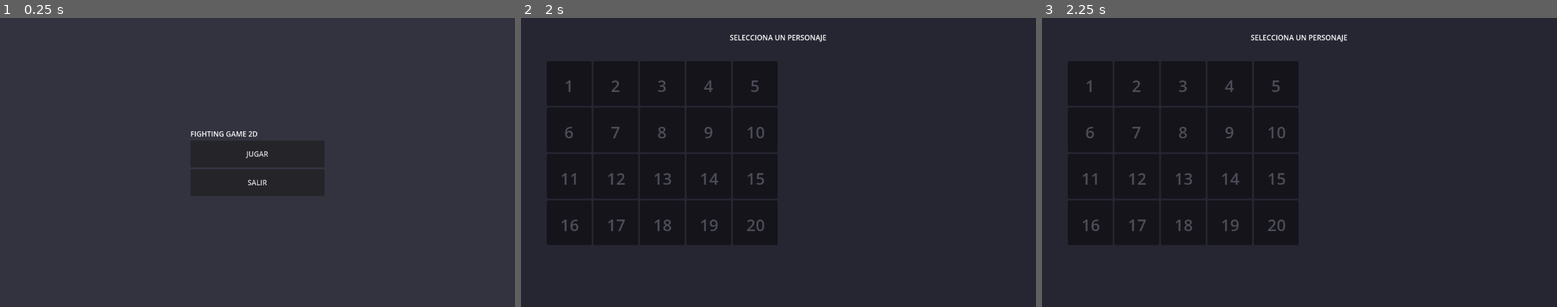
Above: before the commit, frames 1-3 (left to right).
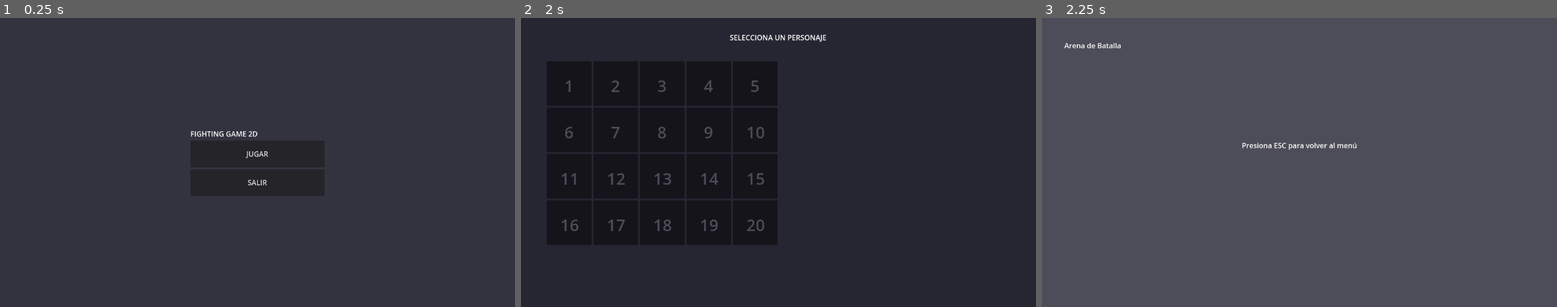
Above: after the commit, the same moments.

Repository: cernayoel478-max/fighting-game-2d
Game: Godot game, scene res://scenes/main_menu.tscn
Two runs of this game, one before a commit and one after it. Both use one fixed random seed, a clock stepped at 60 frames per second and the inputs below.
Inputs (mouse positions are in pixels of both pictures, inside the frame that each line leads up to):
- Up to frame 1 (0.25 s): no input
- Up to frame 2 (2 s): click "JUGAR" at 0.5 s; tap Enter (ui_accept) at 1.25, 1.52 s; move the mouse to (891, 148) at 1.27 s; hold Right (ui_right) from 1.28 s (still down); click (891, 148) at 1.42 s
- Up to frame 3 (2.25 s): keep holding Right (ui_right); tap Enter (ui_accept) at 2 s; move the mouse to (1196, 176) at 2.02 s; click (1196, 176) at 2.17 s

Frames 1-2 are identical in both runs. In frame 3, 99% of the frame differs, in the area x 0-100%, y 0-100%.

Commit message:
Agregar interactividad a recuadros de personajes - clickear y hover

Diff:
--- a/scripts/character_select.gd
+++ b/scripts/character_select.gd
@@ -1,4 +1,6 @@
 extends Control
+
+var selected_character = 0
 
 func _ready():
 	print("Menú de selección de personajes cargado")
@@ -12,6 +14,7 @@
 		var character_slot = Panel.new()
 		character_slot.custom_minimum_size = Vector2(100, 100)
 		character_slot.modulate = Color(0.3, 0.3, 0.35, 1)
+		character_slot.name = "Character_%d" % i
 
 		# Crear un label con el número
 		var label = Label.new()
@@ -31,6 +34,25 @@
 		character_slot.add_child(label)
 		grid.add_child(character_slot)
 
+		# Conectar señales
+		character_slot.gui_input.connect(_on_character_slot_clicked.bindv([i]))
+		character_slot.mouse_entered.connect(_on_character_slot_hover.bindv([character_slot, true]))
+		character_slot.mouse_exited.connect(_on_character_slot_hover.bindv([character_slot, false]))
+
+func _on_character_slot_clicked(event: InputEvent, character_id: int):
+	if event is InputEventMouseButton and event.pressed:
+		print("Personaje %d seleccionado" % character_id)
+		selected_character = character_id
+		get_tree().change_scene_to_file("res://scenes/battle_arena.tscn")
+
+func _on_character_slot_hover(slot: Panel, is_hover: bool):
+	if is_hover:
+		# Efecto hover - más claro
+		slot.modulate = Color(0.5, 0.5, 0.55, 1)
+	else:
+		# Volver al color original
+		slot.modulate = Color(0.3, 0.3, 0.35, 1)
+
 func _process(delta):
 	# ESC para volver al menú
 	if Input.is_action_just_pressed("ui_cancel"):
